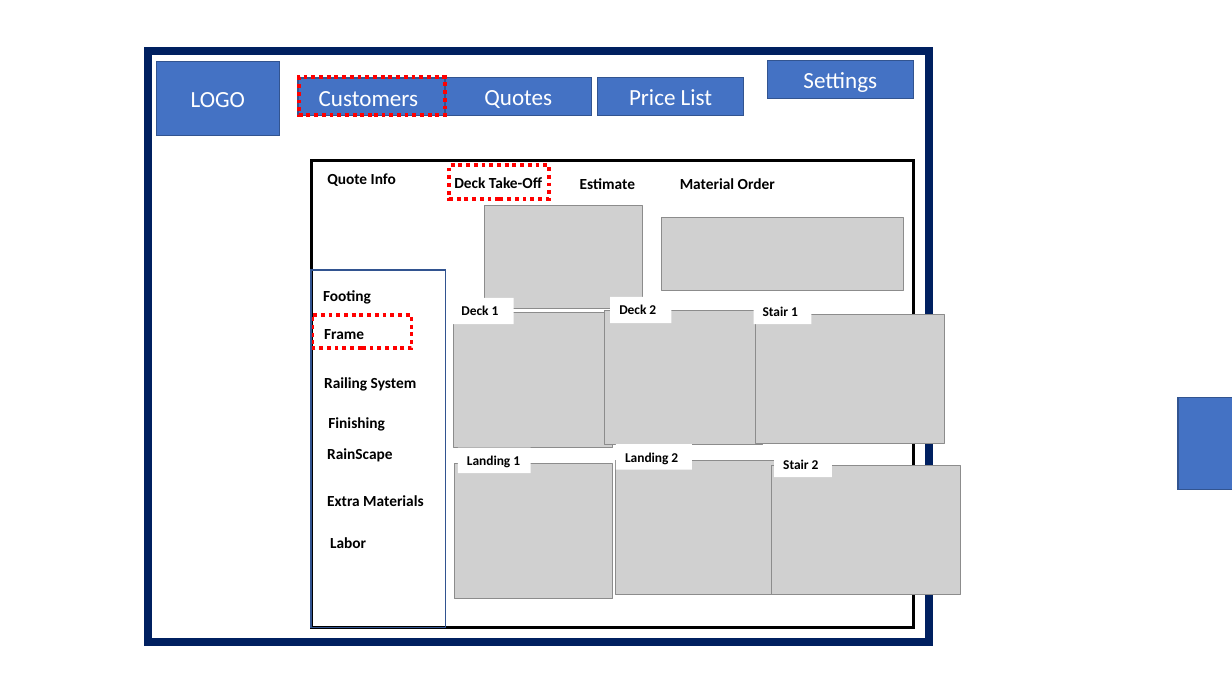
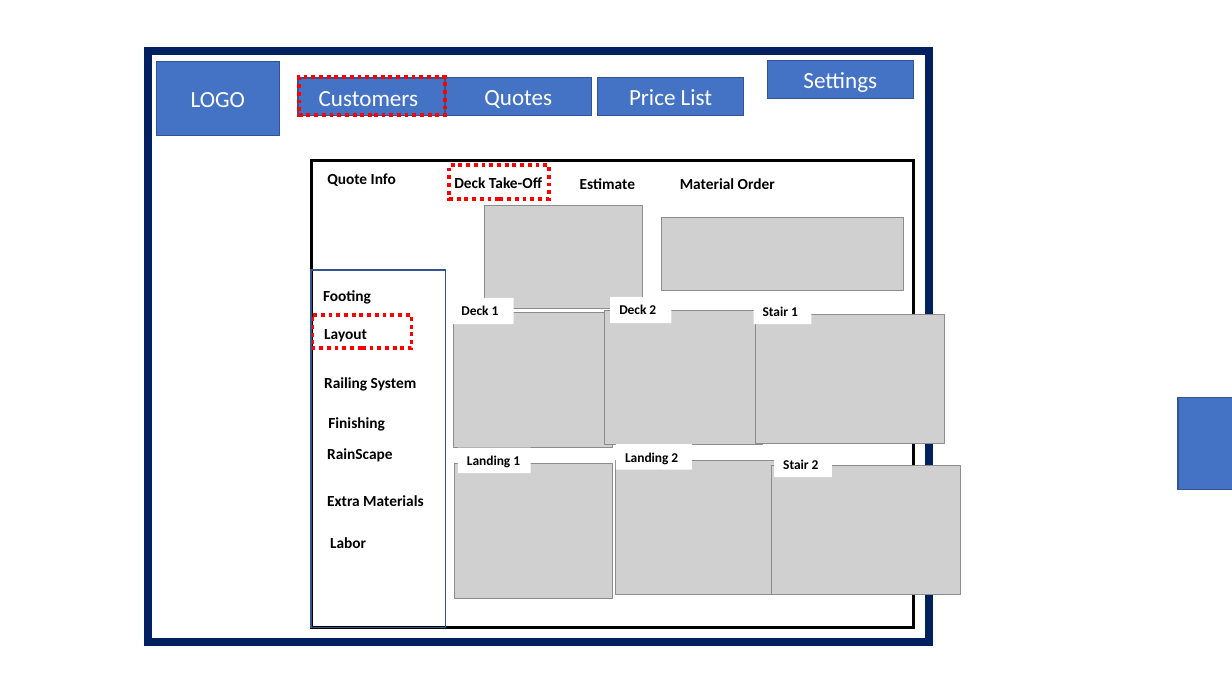
Before and after one commit to winter-hill-builders/docker, a slide deck: slide 9 of New Microsoft PowerPoint Presentation.pptx. Drawn at 1232x693 pixels with LibreOffice and Linux fonts; fonts in the diff are those of the drawing; grey boxes stand for pictures. Boxes give left, top, right and bottom in pixels: in the first picture for what was removed or moved away, otherwise in the second. Text is boxed around its words. In the diff, an @@ line names an element or a change of style, - is before the commit and + after.

```diff
--- a/New Microsoft PowerPoint Presentation.pptx
+++ b/New Microsoft PowerPoint Presentation.pptx
@@ text in rectangle at (x1=324, y1=329, x2=367, y2=342): text changed @@
-Frame
+Layout
```
Also in this commit, not shown: 6 other files.
